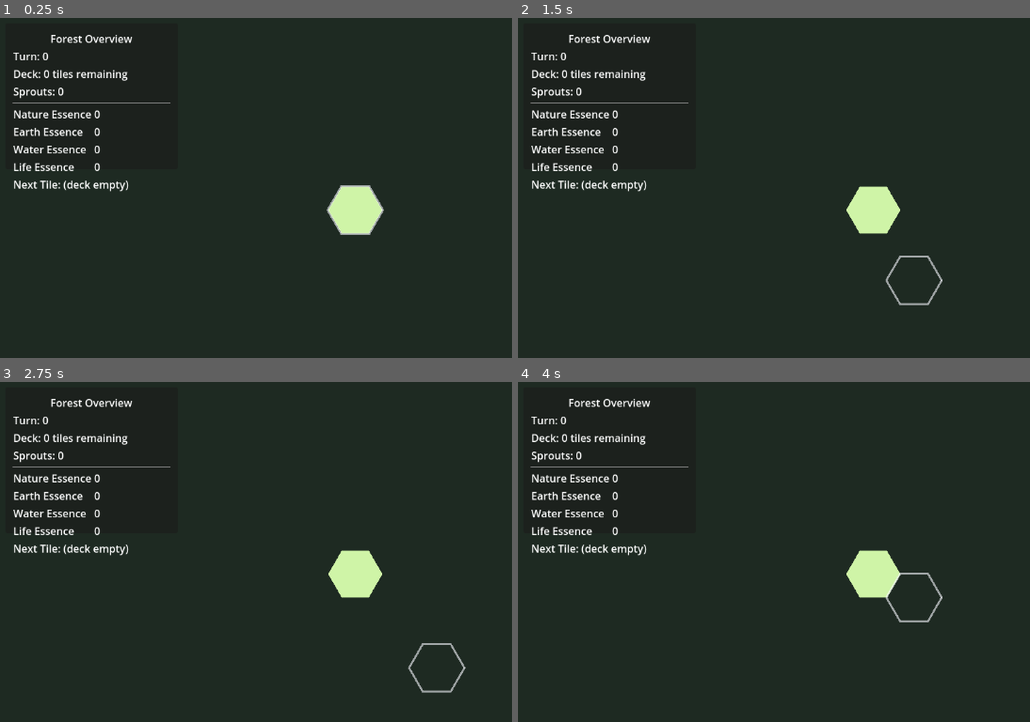
Above: before the commit, frames 1-4 (two rows, left to right).
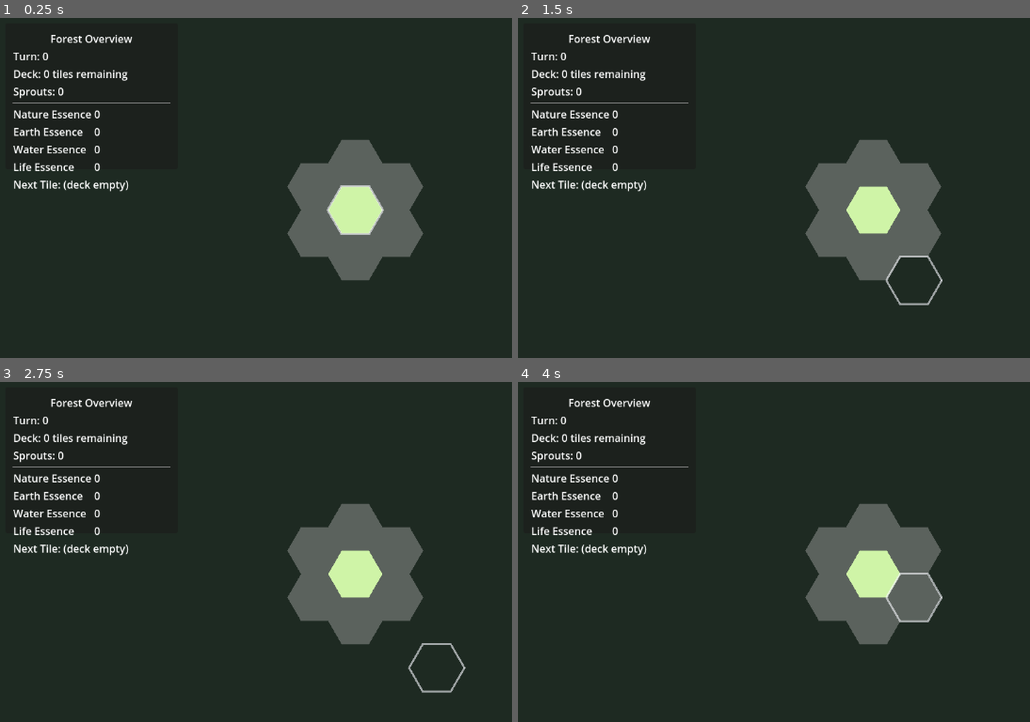
Above: after the commit, the same moments.

Repository: Millstreamu/BumbleJess
Game: Godot game, scene res://scenes/Main.tscn
The game is run twice, just before and just after one commit, with the same random seed, the same clock (stepped at 60 frames per second) and the same inputs.
Inputs:
- Up to frame 1 (0.25 s): no input
- Up to frame 2 (1.5 s): tap Enter at 0.5 s; hold Right (ui_right) 0.53-1.28 s; tap Tab at 0.6, 1.35 s; tap Space (ui_accept) at 0.77, 1.25 s; hold Down (ui_down) from 1.28 s (still down)
- Up to frame 3 (2.75 s): tap Space (ui_accept) at 1.52, 2 s; release Down (ui_down) at 2.03 s; hold Right (ui_right) from 2.03 s (still down); tap Tab at 2.1 s
- Up to frame 4 (4 s): tap Space (ui_accept) at 2.75, 3.02, 3.5, 3.77 s; release Right (ui_right) at 2.78 s; hold Up (ui_up) 2.78-3.53 s; tap Tab at 2.85, 3.6 s; hold Left (ui_left) from 3.53 s (still down)

The runs differ from the first frame. In frame 1, 6.5% of the frame differs, in the area x 56-83%, y 35-78%; in frame 2, 6.6%; in frame 3, 6.6%; in frame 4, 6.6%.
Error before the commit: Parse Error: Static function "finalize_after_draft()" not found in base "RunState". (res://src/core/RunState.gd:22)
Error after the commit: Trying to assign value of type 'RunState.gd' to a variable of type 'RunState.gd'. (res://scripts/input/InputController.gd:34)

Commit message:
Remove conflicting RunState class_name

Diff:
--- a/scripts/core/RunState.gd
+++ b/scripts/core/RunState.gd
@@ -1,4 +1,3 @@
-class_name RunState
 extends Node
 ## Coordinates deck management, turn resolution, and resource tracking for a run.
 
